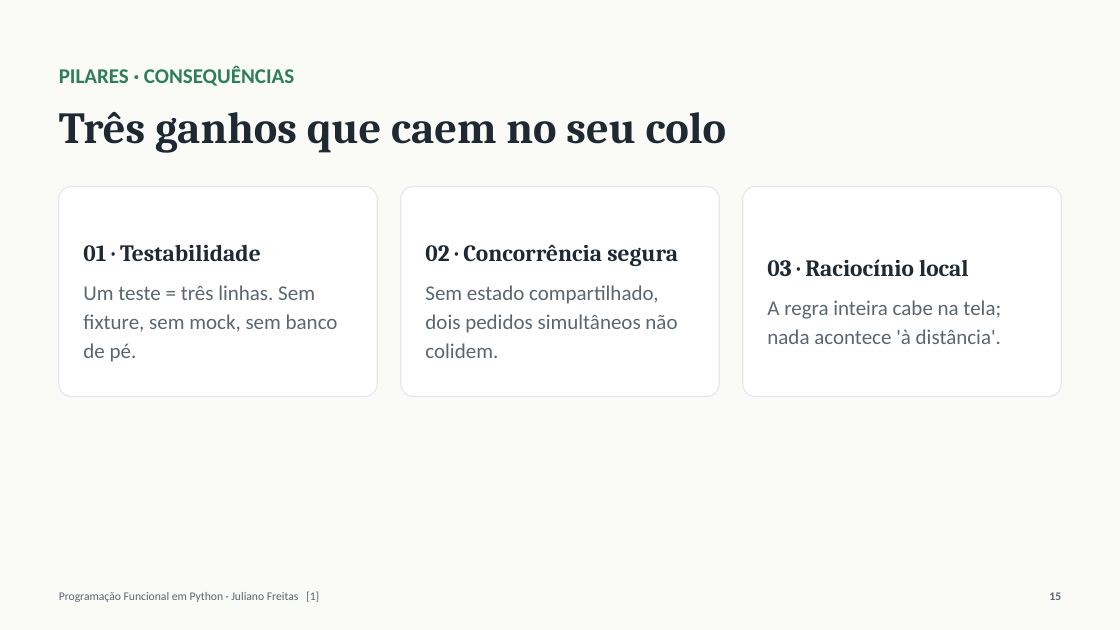
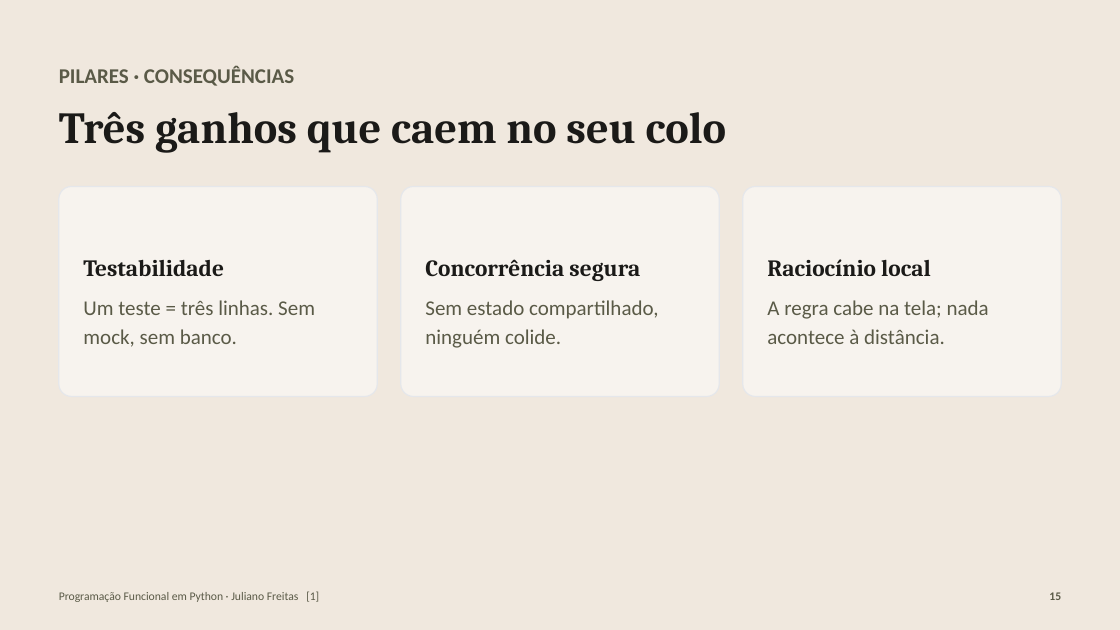
Before and after one commit to julianosfreitas/scrapping_italy, a slide deck: slide 15 of docs/PF-Python-Ponte-Italia.pptx. Drawn at 1120x630 pixels with LibreOffice and Linux fonts; fonts in the diff are those of the drawing. Boxes give left, top, right and bottom in pixels: in the first picture for what was removed or moved away, otherwise in the second. Text is boxed around its words. In the diff, an @@ line names an element or a change of style, - is before the commit and + after.

```diff
--- a/docs/PF-Python-Ponte-Italia.pptx
+++ b/docs/PF-Python-Ponte-Italia.pptx
@@ rectangle at [0,0,1120,630]: fill #FAFAF7 to #F0E8DE @@
@@ text "PILARES · CONSEQUÊNCIAS" at [59,66,294,86]: text colour #2E7D5B to #5A5A47 @@
@@ text "Três ganhos que caem no ..." at [59,112,727,153]: text colour #1F2933 to #1B1A18 @@
@@ fill #FFFFFF to #F7F3EE in 3 elements at [743,187,1061,397], [59,187,377,397], [401,187,719,397] @@
@@ text in rounded rectangle at [83,259,315,347]: text changed; text colour #5B6670 to #5A5A47 @@
-01 · Testabilidade
-Um teste = três linhas. Sem fixture, sem mock, sem banco de pé.
+Testabilidade
+Um teste = três linhas. Sem mock, sem banco.
@@ text in rounded rectangle at [425,259,658,348]: text changed; text colour #5B6670 to #5A5A47 @@
-02 · Concorrência segura
-Sem estado compartilhado, dois pedidos simultâneos não colidem.
+Concorrência segura
+Sem estado compartilhado, ninguém colide.
@@ text in rounded rectangle at [767,259,989,344]: text changed; text colour #5B6670 to #5A5A47 @@
-03 · Raciocínio local
-A regra inteira cabe na tela; nada acontece 'à distância'.
+Raciocínio local
+A regra cabe na tela; nada acontece à distância.
@@ text "Programação Funcional em Python · ..." at [59,591,319,602]: text colour #5B6670 to #5A5A47 @@
@@ text "15" at [1049,592,1061,600]: text colour #5B6670 to #5A5A47 @@
```
Also in this commit, not shown: 60 other slides changed, 2 slides added, 4 other files.
